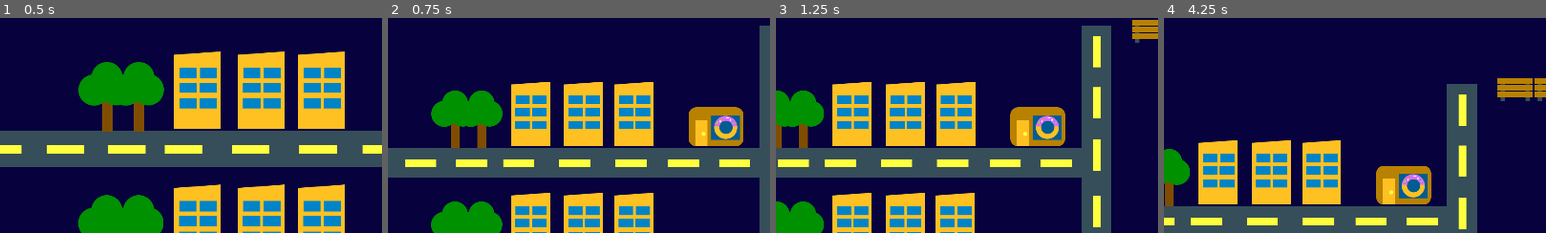
Above: before the commit, frames 1-4 (left to right).
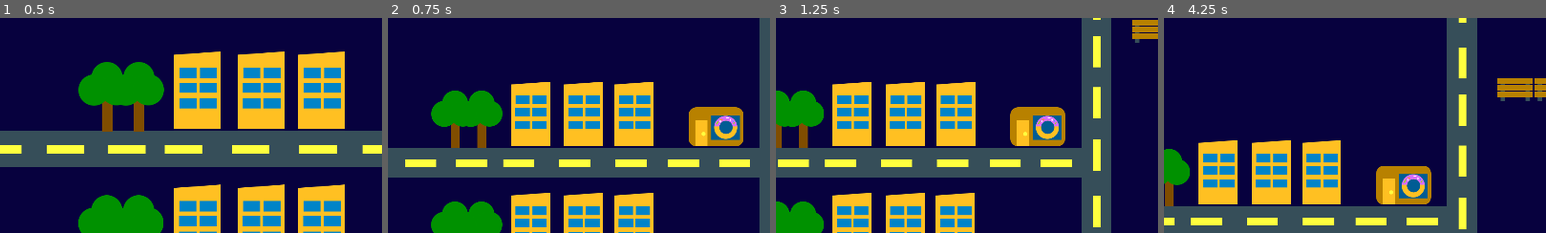
Above: after the commit, the same moments.

Repository: mathew-tran/theanajam22
Game: Godot game, scene res://Scenes/Main.tscn
Same seed, same stepped clock (60 frames per second), same inputs: the game is played once before the commit and once after it.
Inputs (mouse positions are % of the whole screen's width and height, from its top left):
- Up to frame 1 (0.5 s): no input
- Up to frame 2 (0.75 s): move the mouse to (72, 45) at 0.52 s; hold D (move_right) from 0.53 s (still down); tap Mouse wheel down (scroll_down) at 0.6 s
- Up to frame 3 (1.25 s): keep holding D (move_right)
- Up to frame 4 (4.25 s): move the mouse to (30, 55) at 1.27 s; release D (move_right) at 1.28 s; hold S (move_down) 1.28-2.03 s; tap Mouse wheel up (scroll_up) at 1.35, 2.85 s; move the mouse to (60, 28) at 2.02 s; hold D (move_right) 2.03-2.78 s; tap Mouse wheel down (scroll_down) at 2.1, 3.6 s; move the mouse to (45, 70) at 2.77 s; hold W (move_up) 2.78-3.53 s; move the mouse to (80, 65) at 3.52 s; hold A (move_left) from 3.53 s (still down)
The pictures show only the part of the screen within x 50-100%, y 0-50%; the shares and areas given below are measured in that part.

Frame 1 is identical in both runs. In frame 2, 0.1% of the frame differs, in the area x 97-100%, y 0-4%; in frame 3, 0.3%; in frame 4, 2.5%, in the area x 74-82%, y 0-31%.

Commit message:
Add more environment assets

Diff:
--- /dev/null
+++ b/Art/Clocktower.svg
@@ -0,0 +1,320 @@
+<?xml version="1.0" encoding="UTF-8" standalone="no"?>
+<!-- Created with Inkscape (http://www.inkscape.org/) -->
+
+<svg
+   width="118.50557mm"
+   height="161.56505mm"
+   viewBox="0 0 118.50557 161.56505"
+   version="1.1"
+   id="svg1"
+   inkscape:version="1.3.2 (091e20e, 2023-11-25, custom)"
+   sodipodi:docname="Clocktower.svg"
+   xmlns:inkscape="http://www.inkscape.org/namespaces/inkscape"
+   xmlns:sodipodi="http://sodipodi.sourceforge.net/DTD/sodipodi-0.dtd"
+   xmlns="http://www.w3.org/2000/svg"
+   xmlns:svg="http://www.w3.org/2000/svg">
+  <sodipodi:namedview
+     id="namedview1"
+     pagecolor="#ffffff"
+     bordercolor="#000000"
+     borderopacity="0.25"
+     inkscape:showpageshadow="2"
+     inkscape:pageopacity="0.0"
+     inkscape:pagecheckerboard="0"
+     inkscape:deskcolor="#d1d1d1"
+     inkscape:document-units="mm"
+     inkscape:zoom="0.71891835"
+     inkscape:cx="98.759477"
+     inkscape:cy="295.58294"
+     inkscape:window-width="1920"
+     inkscape:window-height="1010"
+     inkscape:window-x="1699"
+     inkscape:window-y="-6"
+     inkscape:window-maximized="1"
+     inkscape:current-layer="layer1" />
+  <defs
+     id="defs1" />
+  <g
+     inkscape:label="Layer 1"
+     inkscape:groupmode="layer"
+     id="layer1"
+     transform="translate(-78.845833,-70.379167)">
+    <g
+       id="g114"
+       transform="translate(303.15995,-3.9628363)">
+      <rect
+         style="fill:#0084c8;stroke:none;stroke-width:2;stroke-linecap:square;stroke-linejoin:round"
+         id="rect111"
+         width="90.167282"
+         height="161.56505"
+         x="-210.14497"
+         y="74.342003"
+         ry="1.5614179" />
+      <g
+         id="g113"
+         transform="translate(-1.1634445)">
+        <circle
+           style="fill:#ffc022;stroke:none;stroke-width:2;stroke-linecap:square;stroke-linejoin:round"
+           id="path83"
+           cx="-163.89789"
+           cy="147.22745"
+           r="37.734268" />
+        <circle
+           style="fill:#ffffff;stroke:none;stroke-width:1.66897;stroke-linecap:square;stroke-linejoin:round"
+           id="circle83"
+           cx="-163.89789"
+           cy="147.22745"
+           r="31.488596" />
+        <rect
+           style="fill:#0e232e;stroke:none;stroke-width:1.15763;stroke-linecap:square;stroke-linejoin:round"
+           id="rect83"
+           width="8.1464319"
+           height="2.7602229"
+           x="-176.78983"
+           y="-167.44624"
+           ry="0.66917908"
+           transform="rotate(-90.800311)" />
+        <rect
+           style="fill:#0e232e;stroke:none;stroke-width:1.15763;stroke-linecap:square;stroke-linejoin:round"
+           id="rect84"
+           width="8.1464319"
+           height="2.7602229"
+           x="-121.40131"
+           y="-167.44624"
+           ry="0.66917908"
+           transform="rotate(-90.800311)" />
+        <rect
+           style="fill:#0e232e;stroke:none;stroke-width:1.15763;stroke-linecap:square;stroke-linejoin:round"
+           id="rect86"
+           width="8.1464319"
+           height="2.7602229"
+           x="-197.8336"
+           y="143.64224"
+           ry="0.66917908"
+           transform="rotate(-0.800311)" />
+        <rect
+           style="fill:#0e232e;stroke:none;stroke-width:1.15763;stroke-linecap:square;stroke-linejoin:round"
+           id="rect87"
+           width="8.1464319"
+           height="2.7602229"
+           x="-142.4451"
+           y="143.64224"
+           ry="0.66917908"
+           transform="rotate(-0.800311)" />
+        <rect
+           style="fill:#0e232e;stroke:none;stroke-width:1.15763;stroke-linecap:square;stroke-linejoin:round"
+           id="rect88"
+           width="8.1464319"
+           height="2.7602229"
+           x="-251.74025"
+           y="-16.260319"
+           ry="0.66917908"
+           transform="rotate(-45.800311)" />
+        <rect
+           style="fill:#0e232e;stroke:none;stroke-width:1.15763;stroke-linecap:square;stroke-linejoin:round"
+           id="rect89"
+           width="8.1464319"
+           height="2.7602229"
+           x="-196.35175"
+           y="-16.260319"
+           ry="0.66917908"
+           transform="rotate(-45.800311)" />
+        <rect
+           style="fill:#0e232e;stroke:none;stroke-width:1.15763;stroke-linecap:square;stroke-linejoin:round"
+           id="rect90"
+           width="8.1464319"
+           height="2.7602229"
+           x="-16.88726"
+           y="-221.35289"
+           ry="0.66917908"
+           transform="rotate(-135.80031)" />
+        <rect
+           style="fill:#0e232e;stroke:none;stroke-width:1.15763;stroke-linecap:square;stroke-linejoin:round"
+           id="rect91"
+           width="8.1464319"
+           height="2.7602229"
+           x="38.501244"
+           y="-221.35289"
+           ry="0.66917908"
+           transform="rotate(-135.80031)" />
+        <rect
+           style="fill:#005c94;stroke:none;stroke-width:1.45251;stroke-linecap:square;stroke-linejoin:round"
+           id="rect93"
+           width="33.674717"
+           height="4.2323418"
+           x="-194.9964"
+           y="144.00719"
+           ry="1.0260746" />
+        <rect
+           style="fill:#0084c8;stroke:none;stroke-width:0.918415;stroke-linecap:square;stroke-linejoin:round"
+           id="rect94"
+           width="23.311914"
+           height="2.4442561"
+           x="-109.75286"
+           y="-192.35507"
+           ry="0.59257722"
+           transform="matrix(-0.21223824,-0.97721795,0.94946547,-0.31387151,0,0)" />
+        <rect
+           style="fill:#0e232e;stroke:none;stroke-width:1.15763;stroke-linecap:square;stroke-linejoin:round"
+           id="rect95"
+           width="8.1464319"
+           height="2.7602229"
+           x="10.792504"
+           y="214.94856"
+           ry="0.66917908"
+           transform="rotate(59.199689)" />
+        <rect
+           style="fill:#0e232e;stroke:none;stroke-width:1.15763;stroke-linecap:square;stroke-linejoin:round"
+           id="rect96"
+           width="8.1464319"
+           height="2.7602229"
+           x="66.181007"
+           y="214.94856"
+           ry="0.66917908"
+           transform="rotate(59.199689)" />
+        <rect
+           style="fill:#0e232e;stroke:none;stroke-width:1.15763;stroke-linecap:square;stroke-linejoin:round"
+           id="rect97"
+           width="8.1464319"
+           height="2.7602229"
+           x="65.332283"
+           y="196.562"
+           ry="0.66917908"
+           transform="rotate(74.199689)" />
+        <rect
+           style="fill:#0e232e;stroke:none;stroke-width:1.15763;stroke-linecap:square;stroke-linejoin:round"
+           id="rect98"
+           width="8.1464319"
+           height="2.7602229"
+           x="120.72079"
+           y="196.562"
+           ry="0.66917908"
+           transform="rotate(74.199689)" />
+        <rect
+           style="fill:#0e232e;stroke:none;stroke-width:1.15763;stroke-linecap:square;stroke-linejoin:round"
+           id="rect99"
+           width="8.1464319"
+           height="2.7602229"
+           x="151.29445"
+           y="121.49291"
+           ry="0.66917908"
+           transform="rotate(104.19969)" />
+        <rect
+           style="fill:#0e232e;stroke:none;stroke-width:1.15763;stroke-linecap:square;stroke-linejoin:round"
+           id="rect100"
+           width="8.1464319"
+           height="2.7602229"
+           x="206.68295"
+           y="121.49291"
+           ry="0.66917908"
+           transform="rotate(104.19969)" />
+        <rect
+           style="fill:#0e232e;stroke:none;stroke-width:1.15763;stroke-linecap:square;stroke-linejoin:round"
+           id="rect101"
+           width="8.1464319"
+           height="2.7602229"
+           x="176.85864"
+           y="69.926208"
+           ry="0.66917908"
+           transform="rotate(119.19969)" />
+        <rect
+           style="fill:#0e232e;stroke:none;stroke-width:1.15763;stroke-linecap:square;stroke-linejoin:round"
+           id="rect102"
+           width="8.1464319"
+           height="2.7602229"
+           x="232.24715"
+           y="69.926208"
+           ry="0.66917908"
+           transform="rotate(119.19969)" />
+        <rect
+           style="fill:#0e232e;stroke:none;stroke-width:1.15763;stroke-linecap:square;stroke-linejoin:round"
+           id="rect103"
+           width="8.1464319"
+           height="2.7602229"
+           x="184.56119"
+           y="-43.940083"
+           ry="0.66917908"
+           transform="rotate(149.19969)" />
+        <rect
+           style="fill:#0e232e;stroke:none;stroke-width:1.15763;stroke-linecap:square;stroke-linejoin:round"
+           id="rect104"
+           width="8.1464319"
+           height="2.7602229"
+           x="239.94971"
+           y="-43.940083"
+           ry="0.66917908"
+           transform="rotate(149.19969)" />
+        <rect
+           style="fill:#0e232e;stroke:none;stroke-width:1.15763;stroke-linecap:square;stroke-linejoin:round"
+           id="rect105"
+           width="8.1464319"
+           height="2.7602229"
+           x="166.17464"
+           y="-98.479858"
+           ry="0.66917908"
+           transform="rotate(164.19969)" />
+        <rect
+           style="fill:#0e232e;stroke:none;stroke-width:1.15763;stroke-linecap:square;stroke-linejoin:round"
+           id="rect106"
+           width="8.1464319"
+           height="2.7602229"
+           x="221.56316"
+           y="-98.479858"
+           ry="0.66917908"
+           transform="rotate(164.19969)" />
+        <rect
+           style="fill:#0e232e;stroke:none;stroke-width:1.15763;stroke-linecap:square;stroke-linejoin:round"
+           id="rect107"
+           width="8.1464319"
+           height="2.7602229"
+           x="91.105553"
+           y="-184.44203"
+           ry="0.66917908"
+           transform="rotate(-165.80031)" />
+        <rect
+           style="fill:#0e232e;stroke:none;stroke-width:1.15763;stroke-linecap:square;stroke-linejoin:round"
+           id="rect108"
+           width="8.1464319"
+           height="2.7602229"
+           x="146.49406"
+           y="-184.44203"
+           ry="0.66917908"
+           transform="rotate(-165.80031)" />
+        <rect
+           style="fill:#0e232e;stroke:none;stroke-width:1.15763;stroke-linecap:square;stroke-linejoin:round"
+           id="rect109"
+           width="8.1464319"
+           height="2.7602229"
+           x="39.538841"
+           y="-210.00623"
+           ry="0.66917908"
+           transform="rotate(-150.80031)" />
+        <rect
+           style="fill:#0e232e;stroke:none;stroke-width:1.15763;stroke-linecap:square;stroke-linejoin:round"
+           id="rect110"
+           width="8.1464319"
+           height="2.7602229"
+           x="94.927368"
+           y="-210.00623"
+           ry="0.66917908"
+           transform="rotate(-150.80031)" />
+      </g>
+      <rect
+         style="fill:#2d2d2d;stroke:none;stroke-width:2;stroke-linecap:square;stroke-linejoin:round"
+         id="rect112"
+         width="118.50557"
+         height="8.4646835"
+         x="-224.31412"
+         y="182.54274"
+         ry="1.5614179" />
+      <rect
+         style="fill:#2d2d2d;stroke:none;stroke-width:2;stroke-linecap:square;stroke-linejoin:round"
+         id="rect113"
+         width="118.50557"
+         height="8.4646835"
+         x="-224.31412"
+         y="100.10407"
+         ry="1.5614179" />
+    </g>
+  </g>
+</svg>
--- /dev/null
+++ b/Art/Hospital.svg
@@ -0,0 +1,129 @@
+<?xml version="1.0" encoding="UTF-8" standalone="no"?>
+<!-- Created with Inkscape (http://www.inkscape.org/) -->
+
+<svg
+   width="59.226559mm"
+   height="69.663383mm"
+   viewBox="0 0 59.226559 69.663383"
+   version="1.1"
+   id="svg1"
+   inkscape:version="1.3.2 (091e20e, 2023-11-25, custom)"
+   sodipodi:docname="Hospital.svg"
+   xmlns:inkscape="http://www.inkscape.org/namespaces/inkscape"
+   xmlns:sodipodi="http://sodipodi.sourceforge.net/DTD/sodipodi-0.dtd"
+   xmlns="http://www.w3.org/2000/svg"
+   xmlns:svg="http://www.w3.org/2000/svg">
+  <sodipodi:namedview
+     id="namedview1"
+     pagecolor="#ffffff"
+     bordercolor="#000000"
+     borderopacity="0.25"
+     inkscape:showpageshadow="2"
+     inkscape:pageopacity="0.0"
+     inkscape:pagecheckerboard="0"
+     inkscape:deskcolor="#d1d1d1"
+     inkscape:document-units="mm"
+     inkscape:zoom="0.71891835"
+     inkscape:cx="-80.676756"
+     inkscape:cy="216.29716"
+     inkscape:window-width="1920"
+     inkscape:window-height="1010"
+     inkscape:window-x="1699"
+     inkscape:window-y="-6"
+     inkscape:window-maximized="1"
+     inkscape:current-layer="layer1" />
+  <defs
+     id="defs1" />
+  <g
+     inkscape:label="Layer 1"
+     inkscape:groupmode="layer"
+     id="layer1"
+     transform="translate(-141.81667,-89.164577)">
+    <g
+       id="g83"
+       transform="matrix(0.5364291,0,0,0.5364291,233.61783,13.946848)">
+      <rect
+         style="fill:#ffffff;stroke:#ffffff;stroke-width:2;stroke-linecap:square;stroke-linejoin:round"
+         id="rect74"
+         width="92.123657"
+         height="120.22918"
+         x="-162.38747"
+         y="148.85518"
+         ry="5.5204463" />
+      <circle
+         style="fill:#ffffff;stroke:#666666;stroke-width:2;stroke-linecap:square;stroke-linejoin:round"
+         id="path74"
+         cx="-117.62682"
+         cy="183.20638"
+         r="28.625996" />
+      <circle
+         style="fill:#dc0000;stroke:#666666;stroke-width:1.70134;stroke-linecap:square;stroke-linejoin:round"
+         id="circle74"
+         cx="-117.62682"
+         cy="183.20638"
+         r="24.351307" />
+      <path
+         id="rect75"
+         style="fill:#ffffff;stroke:#0e232e;stroke-width:1.26773;stroke-linecap:square;stroke-linejoin:round"
+         d="m -117.50756,162.89135 c -1.09661,0 -1.97972,0.88259 -1.97972,1.97921 v 15.83572 h -17.81493 v 3.95893 h 17.81493 v 15.83573 c 0,1.09662 0.88311,1.97972 1.97972,1.97972 1.09662,0 1.97921,-0.8831 1.97921,-1.97972 v -15.83573 h 17.814934 v -3.95893 h -17.814934 v -15.83572 c 0,-1.09662 -0.88259,-1.97921 -1.97921,-1.97921 z" />
+      <g
+         id="g82"
+         transform="translate(-4.2375374)">
+        <rect
+           style="fill:#19aeff;stroke:#0e232e;stroke-width:1.09997;stroke-linecap:square;stroke-linejoin:round"
+           id="rect76"
+           width="22.981806"
+           height="36.966934"
+           x="-135.14888"
+           y="231.04068"
+           ry="3.8507228" />
+        <g
+           id="g81">
+          <rect
+             style="fill:#19aeff;stroke:#0e232e;stroke-width:1.09997;stroke-linecap:square;stroke-linejoin:round"
+             id="rect77"
+             width="22.981806"
+             height="36.966934"
+             x="-135.14888"
+             y="231.04068"
+             ry="3.8507228" />
+        </g>
+        <rect
+           style="fill:#364e59;stroke:#0e232e;stroke-width:2;stroke-linecap:square;stroke-linejoin:round"
+           id="rect78"
+           width="23.161034"
+           height="3.1228359"
+           x="-135.31419"
+           y="249.07222"
+           ry="1.5614179" />
+        <g
+           id="g80">
+          <rect
+             style="fill:#19aeff;stroke:#0e232e;stroke-width:1.09997;stroke-linecap:square;stroke-linejoin:round"
+             id="rect79"
+             width="22.981806"
+             height="36.966934"
+             x="-111.85773"
+             y="231.04068"
+             ry="3.8507228" />
+          <rect
+             style="fill:#364e59;stroke:#0e232e;stroke-width:2;stroke-linecap:square;stroke-linejoin:round"
+             id="rect80"
+             width="23.161034"
+             height="3.1228359"
+             x="-112.02304"
+             y="249.07222"
+             ry="1.5614179" />
+        </g>
+      </g>
+      <rect
+         style="fill:#005c94;stroke:none;stroke-width:2;stroke-linecap:square;stroke-linejoin:round"
+         id="rect82"
+         width="110.40892"
+         height="11.040892"
+         x="-171.13382"
+         y="140.21933"
+         ry="1.5614179" />
+    </g>
+  </g>
+</svg>
--- /dev/null
+++ b/Art/WaterFountain.svg
@@ -0,0 +1,101 @@
+<?xml version="1.0" encoding="UTF-8" standalone="no"?>
+<!-- Created with Inkscape (http://www.inkscape.org/) -->
+
+<svg
+   width="44.461678mm"
+   height="43.441277mm"
+   viewBox="0 0 44.461678 43.441277"
+   version="1.1"
+   id="svg1"
+   inkscape:version="1.3.2 (091e20e, 2023-11-25, custom)"
+   sodipodi:docname="WaterFountain.svg"
+   xmlns:inkscape="http://www.inkscape.org/namespaces/inkscape"
+   xmlns:sodipodi="http://sodipodi.sourceforge.net/DTD/sodipodi-0.dtd"
+   xmlns="http://www.w3.org/2000/svg"
+   xmlns:svg="http://www.w3.org/2000/svg">
+  <sodipodi:namedview
+     id="namedview1"
+     pagecolor="#ffffff"
+     bordercolor="#000000"
+     borderopacity="0.25"
+     inkscape:showpageshadow="2"
+     inkscape:pageopacity="0.0"
+     inkscape:pagecheckerboard="0"
+     inkscape:deskcolor="#d1d1d1"
+     inkscape:document-units="mm"
+     inkscape:zoom="0.71891835"
+     inkscape:cx="50.075228"
+     inkscape:cy="166.22194"
+     inkscape:window-width="1920"
+     inkscape:window-height="1010"
+     inkscape:window-x="1699"
+     inkscape:window-y="-6"
+     inkscape:window-maximized="1"
+     inkscape:current-layer="layer1" />
+  <defs
+     id="defs1" />
+  <g
+     inkscape:label="Layer 1"
+     inkscape:groupmode="layer"
+     id="layer1"
+     transform="translate(-91.810424,-104.51041)">
+    <rect
+       style="fill:#666666;stroke:#666666;stroke-width:0.924212;stroke-linecap:square;stroke-linejoin:round"
+       id="rect70"
+       width="43.537464"
+       height="6.1224551"
+       x="92.27253"
+       y="141.36713" />
+    <rect
+       style="fill:#666666;stroke:#666666;stroke-width:0.786393;stroke-linecap:square;stroke-linejoin:round"
+       id="rect71"
+       width="13.573205"
+       height="14.218181"
+       x="107.25466"
+       y="126.94509" />
+    <ellipse
+       style="fill:#666666;stroke:#666666;stroke-width:0.924212;stroke-linecap:square;stroke-linejoin:round"
+       id="path71"
+       cx="114.04125"
+       cy="124.95553"
+       rx="15.221105"
+       ry="5.0170126" />
+    <ellipse
+       style="fill:#005c94;stroke:#666666;stroke-width:0.924212;stroke-linecap:square;stroke-linejoin:round"
+       id="ellipse71"
+       cx="114.04125"
+       cy="122.06437"
+       rx="15.221105"
+       ry="5.0170126" />
+    <rect
+       style="fill:#005c94;stroke:#666666;stroke-width:0.924212;stroke-linecap:square;stroke-linejoin:round"
+       id="rect72"
+       width="43.537464"
+       height="6.1224551"
+       x="92.27253"
+       y="138.98616"
+       ry="2.5510232" />
+    <rect
+       style="fill:#cccccc;stroke:#666666;stroke-width:0.924212;stroke-linecap:square;stroke-linejoin:round"
+       id="rect73"
+       width="5.7823191"
+       height="11.564638"
+       x="111.15009"
+       y="110.66979"
+       ry="2.5510232" />
+    <ellipse
+       style="fill:#666666;stroke:#666666;stroke-width:0.606434;stroke-linecap:square;stroke-linejoin:round"
+       id="ellipse73"
+       cx="114.04125"
+       cy="110.00269"
+       rx="9.9875507"
+       ry="3.2919862" />
+    <ellipse
+       style="fill:#005c94;stroke:#666666;stroke-width:0.606434;stroke-linecap:square;stroke-linejoin:round"
+       id="ellipse74"
+       cx="114.04125"
+       cy="108.10561"
+       rx="9.9875507"
+       ry="3.2919862" />
+  </g>
+</svg>
--- /dev/null
+++ b/Prefabs/Environment/ClockTower.tscn
@@ -0,0 +1,6 @@
+[gd_scene load_steps=2 format=3 uid="uid://c78k24a6kwvpn"]
+
+[ext_resource type="Texture2D" uid="uid://dve6yxis71df2" path="res://Art/Clocktower.svg" id="1_2a53i"]
+
+[node name="ClockTower" type="Sprite2D"]
+texture = ExtResource("1_2a53i")
--- /dev/null
+++ b/Prefabs/Environment/Hospital.tscn
@@ -0,0 +1,7 @@
+[gd_scene load_steps=2 format=3 uid="uid://d4g3cq8c2rcr1"]
+
+[ext_resource type="Texture2D" uid="uid://bscikios8j66q" path="res://Art/Hospital.svg" id="1_qarpg"]
+
+[node name="Hospital" type="Sprite2D"]
+position = Vector2(664, -1970)
+texture = ExtResource("1_qarpg")
--- /dev/null
+++ b/Prefabs/Environment/WaterFountain.tscn
@@ -0,0 +1,6 @@
+[gd_scene load_steps=2 format=3 uid="uid://b1085mflhxfsi"]
+
+[ext_resource type="Texture2D" uid="uid://2yoads2j2x4b" path="res://Art/WaterFountain.svg" id="1_3llp6"]
+
+[node name="WaterFountain" type="Sprite2D"]
+texture = ExtResource("1_3llp6")
--- a/Scenes/Main.tscn
+++ b/Scenes/Main.tscn
@@ -7,6 +7,9 @@
 [ext_resource type="Script" path="res://Scripts/Game/PlayerController.gd" id="4_nh21q"]
 [ext_resource type="PackedScene" uid="uid://db414rn1kbw8" path="res://Prefabs/Environment/FenceType1.tscn" id="4_rypjo"]
 [ext_resource type="PackedScene" uid="uid://c5hdyt5q8cmlt" path="res://Prefabs/Environment/DonutShop.tscn" id="5_bi2js"]
+[ext_resource type="PackedScene" uid="uid://b1085mflhxfsi" path="res://Prefabs/Environment/WaterFountain.tscn" id="6_hkplv"]
+[ext_resource type="PackedScene" uid="uid://d4g3cq8c2rcr1" path="res://Prefabs/Environment/Hospital.tscn" id="7_gx38b"]
+[ext_resource type="PackedScene" uid="uid://c78k24a6kwvpn" path="res://Prefabs/Environment/ClockTower.tscn" id="8_y5hxk"]
 
 [node name="Node2D" type="Node2D"]
 
@@ -43,6 +46,17 @@
 position = Vector2(1232, 148)
 rotation = -1.57079
 
+[node name="Road7" parent="Environment" instance=ExtResource("1_d763k")]
+position = Vector2(1232, -645)
+rotation = -1.57079
+
+[node name="Road8" parent="Environment" instance=ExtResource("1_d763k")]
+position = Vector2(1232, -1438)
+rotation = -1.57079
+
+[node name="Road9" parent="Environment" instance=ExtResource("1_d763k")]
+position = Vector2(792, -1790)
+
 [node name="HouseType4" parent="Environment" instance=ExtResource("2_u734m")]
 position = Vector2(808.5, 17.5)
 
@@ -73,6 +87,14 @@
 [node name="DonutShop" parent="Environment" instance=ExtResource("5_bi2js")]
 position = Vector2(1056, 56)
 
+[node name="WaterFountain" parent="Environment" instance=ExtResource("6_hkplv")]
+position = Vector2(2176, 176)
+
+[node name="Hospital" parent="Environment" instance=ExtResource("7_gx38b")]
+
+[node name="ClockTower" parent="Environment" instance=ExtResource("8_y5hxk")]
+position = Vector2(2192, -408)
+
 [node name="Player" type="Camera2D" parent="."]
 visible = false
 position = Vector2(0, 376)
--- a/project.godot
+++ b/project.godot
@@ -18,6 +18,10 @@
 [autoload]
 
 EventManager="*res://Scripts/Autoload/EventManager.gd"
+
+[debug]
+
+settings/stdout/print_fps=true
 
 [display]
 
Not shown, added: Art/Clocktower.svg.import
Not shown, added: Art/Hospital.svg.import
Not shown, added: Art/WaterFountain.svg.import
Not shown: 1 places in Scenes/Main.tscn that only renumber resources
